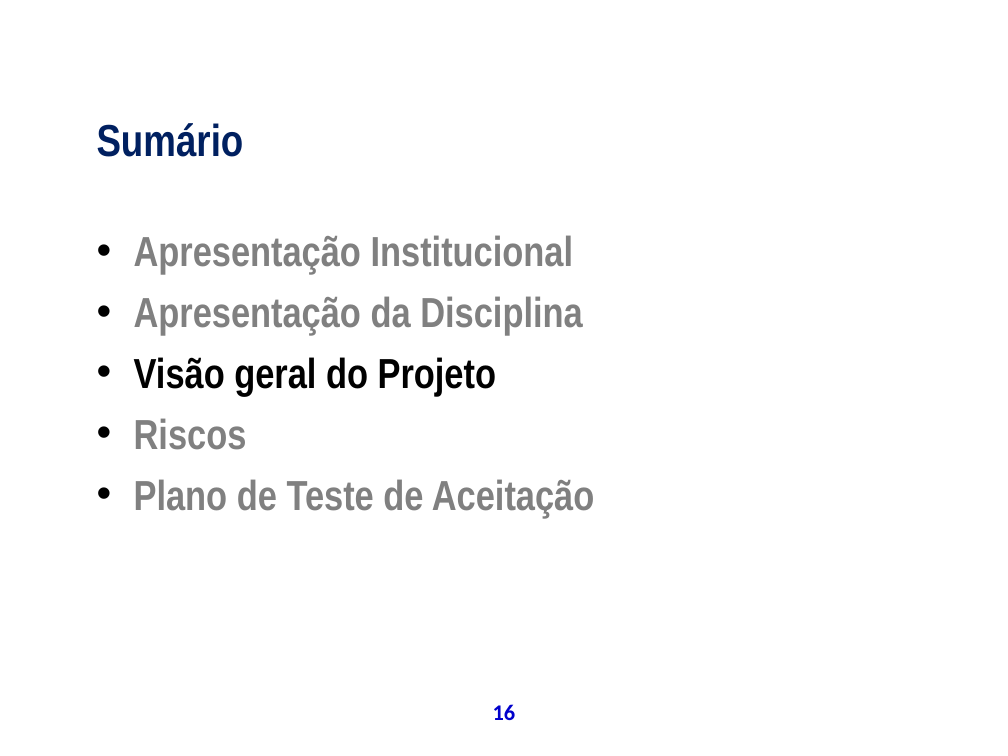
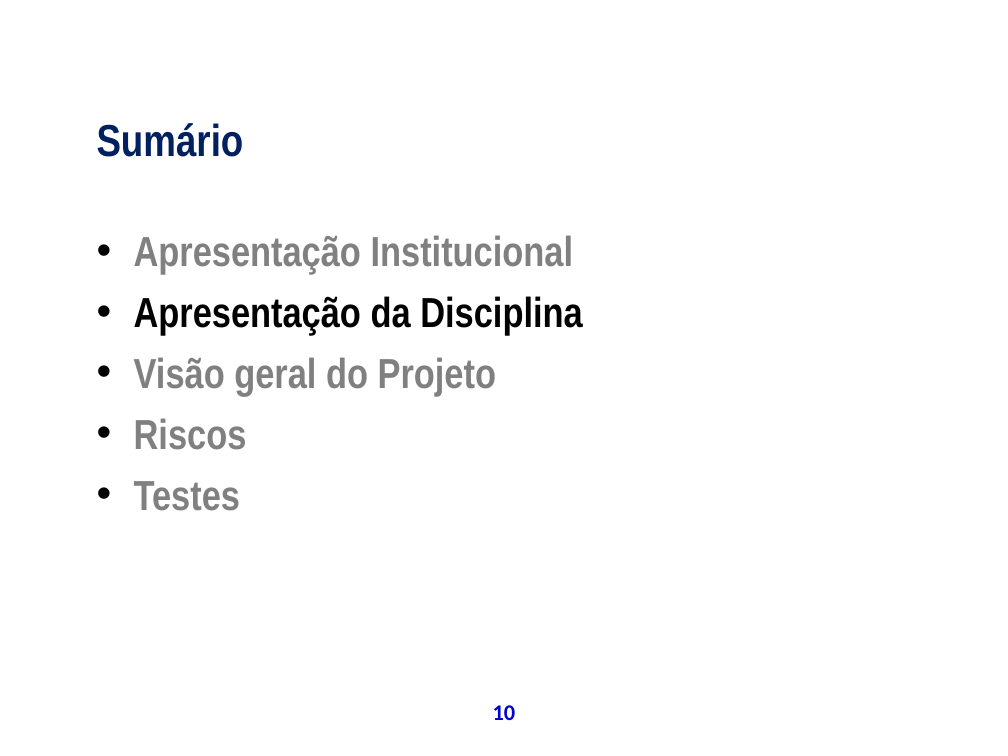
Before and after one commit to theoziran/sislodim, a slide deck: slide 10 of documentos/ProjetoPSA/Apresentação Final.ppt (slide 16 before the commit). Drawn at 1008x756 pixels with LibreOffice and Linux fonts; fonts in the diff are those of the drawing; background and template pictures are left out. Boxes give left, top, right and bottom in pixels: in the first picture for what was removed or moved away, otherwise in the second. Text is boxed around its words. In the diff, an @@ line names an element or a change of style, - is before the commit and + after.

```diff
--- a/documentos/ProjetoPSA/Apresentação Final.ppt
+++ b/documentos/ProjetoPSA/Apresentação Final.ppt
@@ text at [134,296,583,396]: text colour #808080 to #000000 in "Apresentação da Disciplina"; text colour #000000 to #808080 in "Visão geral do Projeto" @@
@@ text at [134,481,240,511]: text changed @@
-• Plano de Teste de Aceitação
+• Testes
@@ page number at [493,705,516,720]: text changed @@
-16
+10
```
Also in this commit, not shown: 20 other slides changed, 12 slides added, 2 slides removed.
